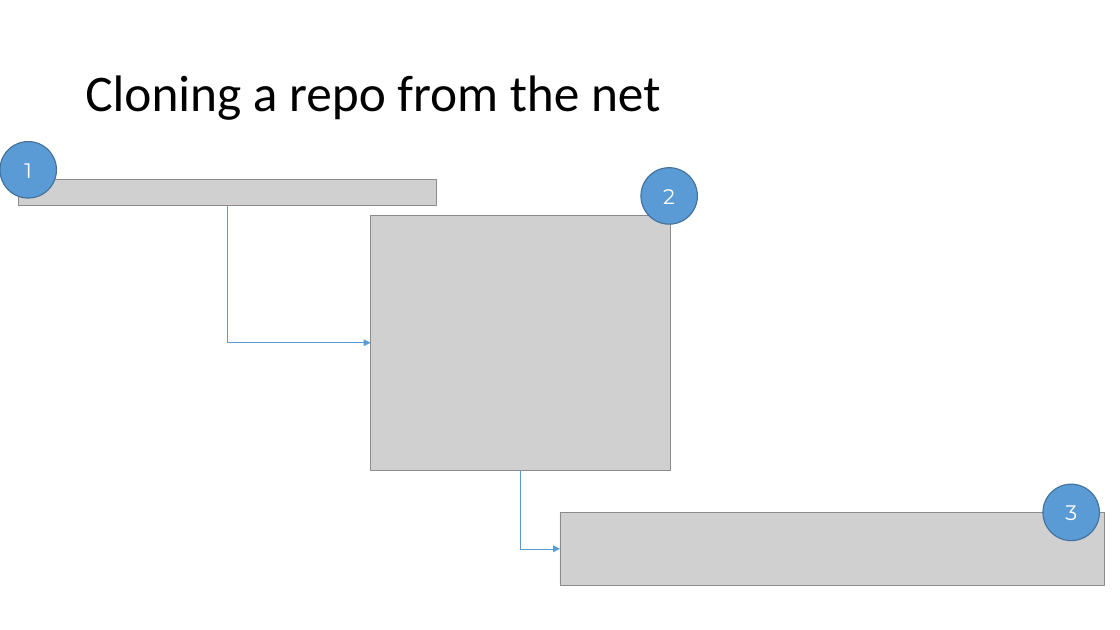
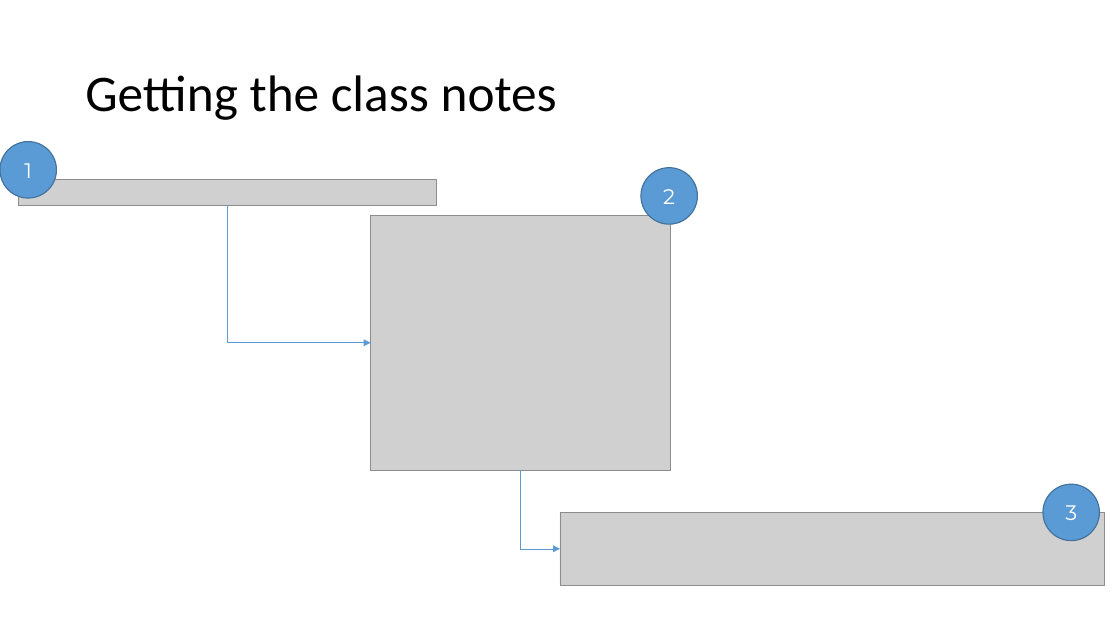
Before and after one commit to shabbir-hussain/ecse321tutorials, a slide deck: slide 8 of 01-githubTutorial1.pptx (slide 12 before the commit). Drawn at 1120x630 pixels with LibreOffice and Linux fonts; fonts in the diff are those of the drawing; grey boxes stand for pictures. Boxes give left, top, right and bottom in pixels: in the first picture for what was removed or moved away, otherwise in the second. Text is boxed around its words. In the diff, an @@ line names an element or a change of style, - is before the commit and + after.

```diff
--- a/01-githubTutorial1.pptx
+++ b/01-githubTutorial1.pptx
@@ title at <box>85,75,557,120</box>: text changed @@
-Cloning a repo from the net
+Getting the class notes
```
Also in this commit, not shown: 2 other slides changed, 7 slides added, 2 slides removed, 1 other file.
